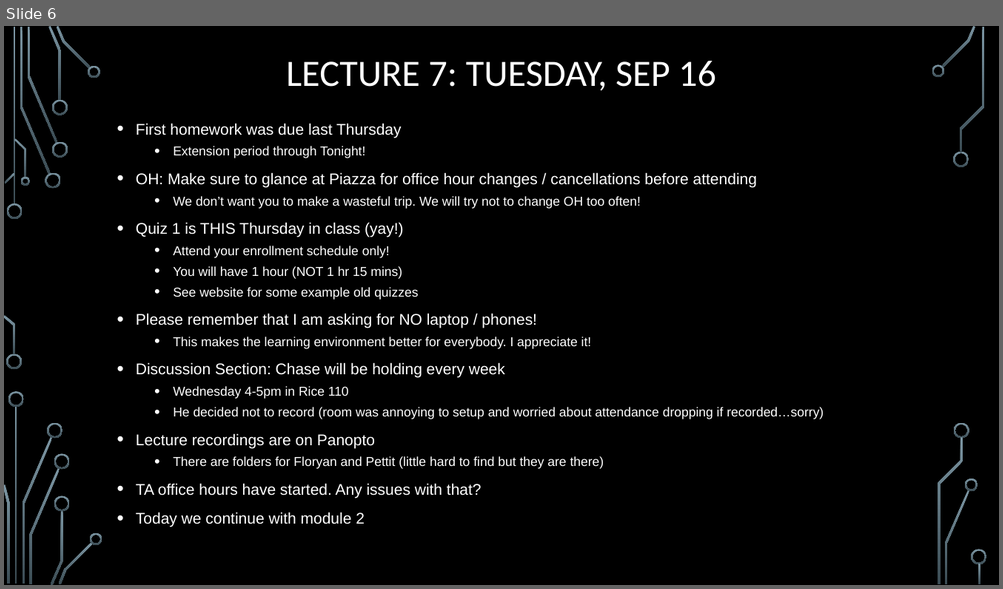
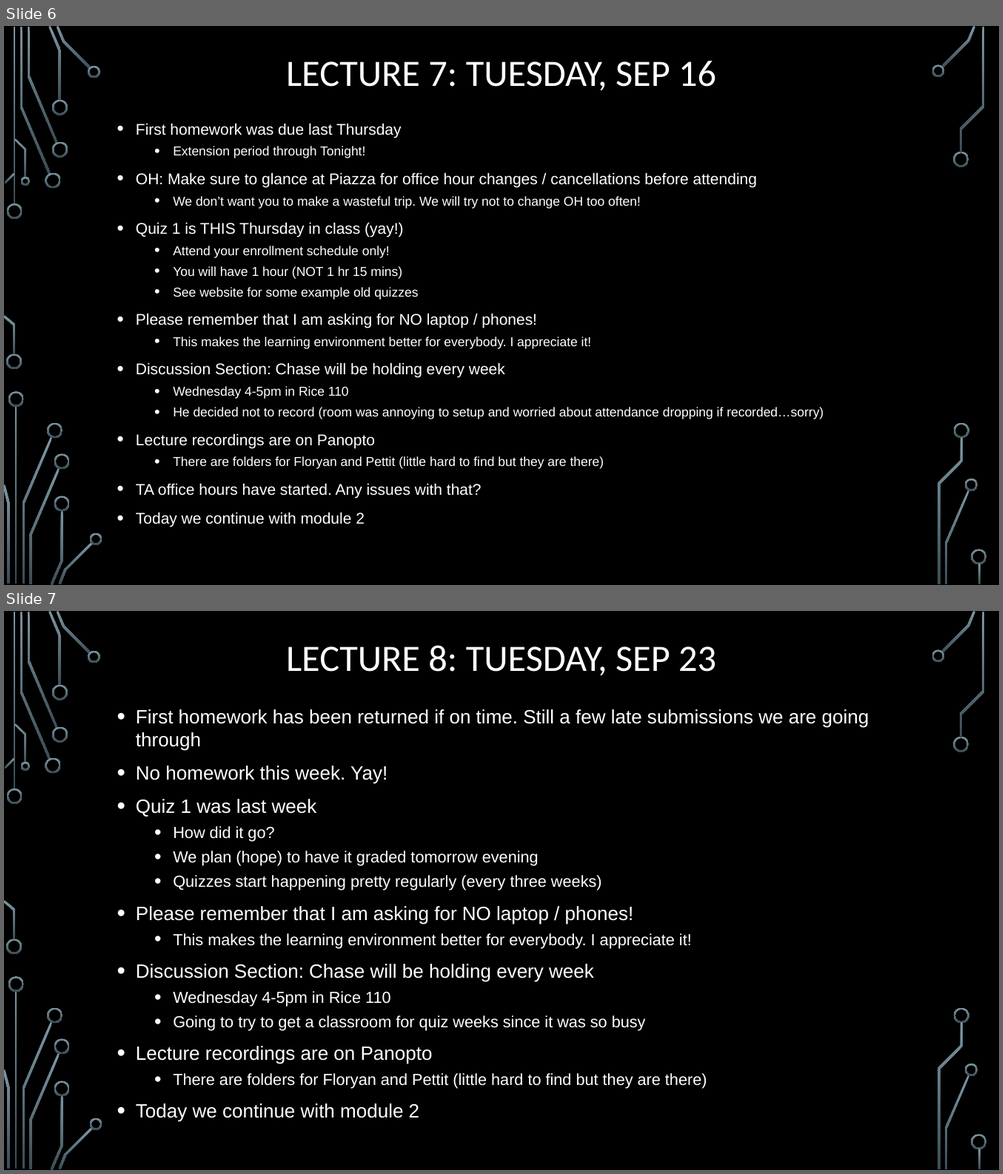
Before and after one commit to markfloryan/dmt2, a slide deck: slides/00-DailyAnnouncements.pptx. Shown one above the other, each under a label of ours: slide 6 before the commit, slides 6 and 7 after it. The pictures are 1003x589 and 1003x1174 pixels, drawn with LibreOffice and Linux fonts; fonts in the diff are those of the drawing; background and template pictures are left out. Boxes give left, top, right and bottom in pixels: in the first picture for what was removed or moved away, otherwise in the second. Text is boxed around its words. In the diff, an @@ line names an element or a change of style, - is before the commit and + after.

```diff
--- a/slides/00-DailyAnnouncements.pptx
+++ b/slides/00-DailyAnnouncements.pptx
@@ slide 7 added at box(4, 611, 999, 1170), background picture (left out); not listed: 36 template elements that a slide beside it also shows @@
@@ title added at box(286, 645, 716, 676), 36 pt, text #FFFFFF @@
+LECTURE 8: TUESDAY, SEP 23
@@ text added at box(136, 709, 869, 1122), 15.5 pt, text #FFFFFF @@
+• First homework has been returned if on time. Still a few late submissions we are going through
+• No homework this week. Yay!
+• Quiz 1 was last week
+  • How did it go?
+  • We plan (hope) to have it graded tomorrow evening
+  • Quizzes start happening pretty regularly (every three weeks)
+• Please remember that I am asking for NO laptop / phones!
+  • This makes the learning environment better for everybody. I appreciate it!
+• Discussion Section: Chase will be holding every week
+  • Wednesday 4-5pm in Rice 110
+  • Going to try to get a classroom for quiz weeks since it was so busy
+• Lecture recordings are on Panopto
+  • There are folders for Floryan and Pettit (little hard to find but they are there)
+• Today we continue with module 2
```
Also in this commit, not shown: 1 slide changed, 1 other file.
